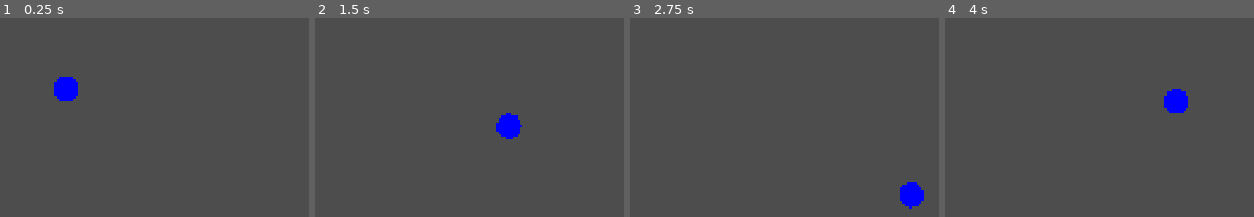
Above: before the commit, frames 1-4 (left to right).
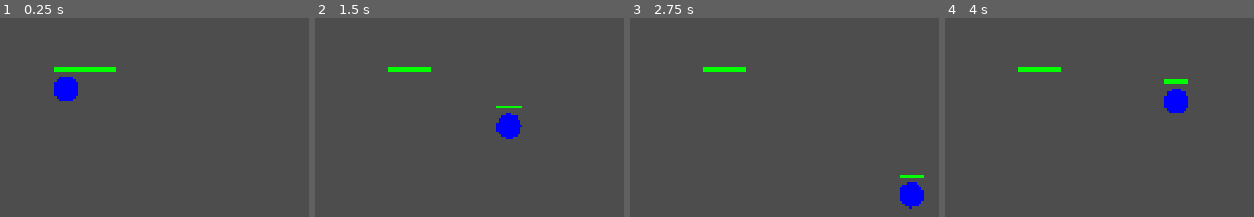
Above: after the commit, the same moments.

Repository: JoeyDD27/1v1-hero-game-demo-version
Game: Godot game, scene res://scenes/BattleScene.tscn
Two runs of this game, one before a commit and one after it. Both use one fixed random seed, a clock stepped at 60 frames per second and the inputs below. This scene is started directly instead of the project's main scene.
Inputs (mouse positions are in pixels of both pictures, inside the frame that each line leads up to):
- Up to frame 1 (0.25 s): no input
- Up to frame 2 (1.5 s): tap Enter at 0.5 s; move the mouse to (outside the picture) at 0.52 s; hold D (move_right) 0.53-1.28 s; tap E (ability_e) at 0.6 s; tap Space at 1.25 s; move the mouse to (509, 111) at 1.27 s; hold S (move_down) from 1.28 s (still down); tap Q (ability_q) at 1.35 s
- Up to frame 3 (2.75 s): move the mouse to (outside the picture) at 2.02 s; release S (move_down) at 2.03 s; hold D (move_right) from 2.03 s (still down); click (outside the picture) at 2.1 s
- Up to frame 4 (4 s): move the mouse to (outside the picture) at 2.77 s; release D (move_right) at 2.78 s; hold W (move_up) 2.78-3.53 s; right-click (outside the picture) at 2.85 s; move the mouse to (outside the picture) at 3.52 s; hold A (move_left) from 3.53 s (still down); tap 1 (select_hero_1) at 3.6 s

The runs differ from the first frame. In frame 1, 0.5% of the frame differs, in the area x 17-38%, y 24-28%; in frame 2, 0.4%; in frame 3, 0.5%; in frame 4, 0.5%, in the area x 23-79%, y 24-34%.
Error before the commit: Invalid assignment of property or key 'collision_layer' with value of type 'int' on a base object of type 'CollisionShape2D'. (res://scripts/core/Hero.gd:59)

Commit message:
linter error fix

Diff:
--- a/scripts/core/Hero.gd
+++ b/scripts/core/Hero.gd
@@ -49,15 +49,11 @@
 		var shape = CircleShape2D.new()
 		shape.radius = 20.0
 		collision.shape = shape
-		collision.collision_layer = 1  # Set collision layer
-		collision.collision_mask = 1   # Set collision mask
 		add_child(collision)
-	else:
-		# Ensure existing collision shape has proper layers
-		var collision = get_node("CollisionShape2D")
-		if collision:
-			collision.collision_layer = 1
-			collision.collision_mask = 1
+
+	# Set collision layers on the CharacterBody2D (Hero) itself, not the CollisionShape2D
+	collision_layer = 1  # Set collision layer
+	collision_mask = 1   # Set collision mask
 
 	# Set up visual representation (colored circle)
 	if not has_node("Visual"):
--- a/scripts/core/Projectile.gd
+++ b/scripts/core/Projectile.gd
@@ -30,9 +30,11 @@
 		var shape = CircleShape2D.new()
 		shape.radius = PROJECTILE_RADIUS
 		collision.shape = shape
-		collision.collision_layer = 1  # Make sure collision layer is set
-		collision.collision_mask = 1   # Make sure collision mask is set
 		add_child(collision)
+
+	# Set collision layers on the CharacterBody2D (Projectile) itself, not the CollisionShape2D
+	collision_layer = 1  # Make sure collision layer is set
+	collision_mask = 1   # Make sure collision mask is set
 
 	# Set up visual - make it more visible
 	if not has_node("Visual"):
